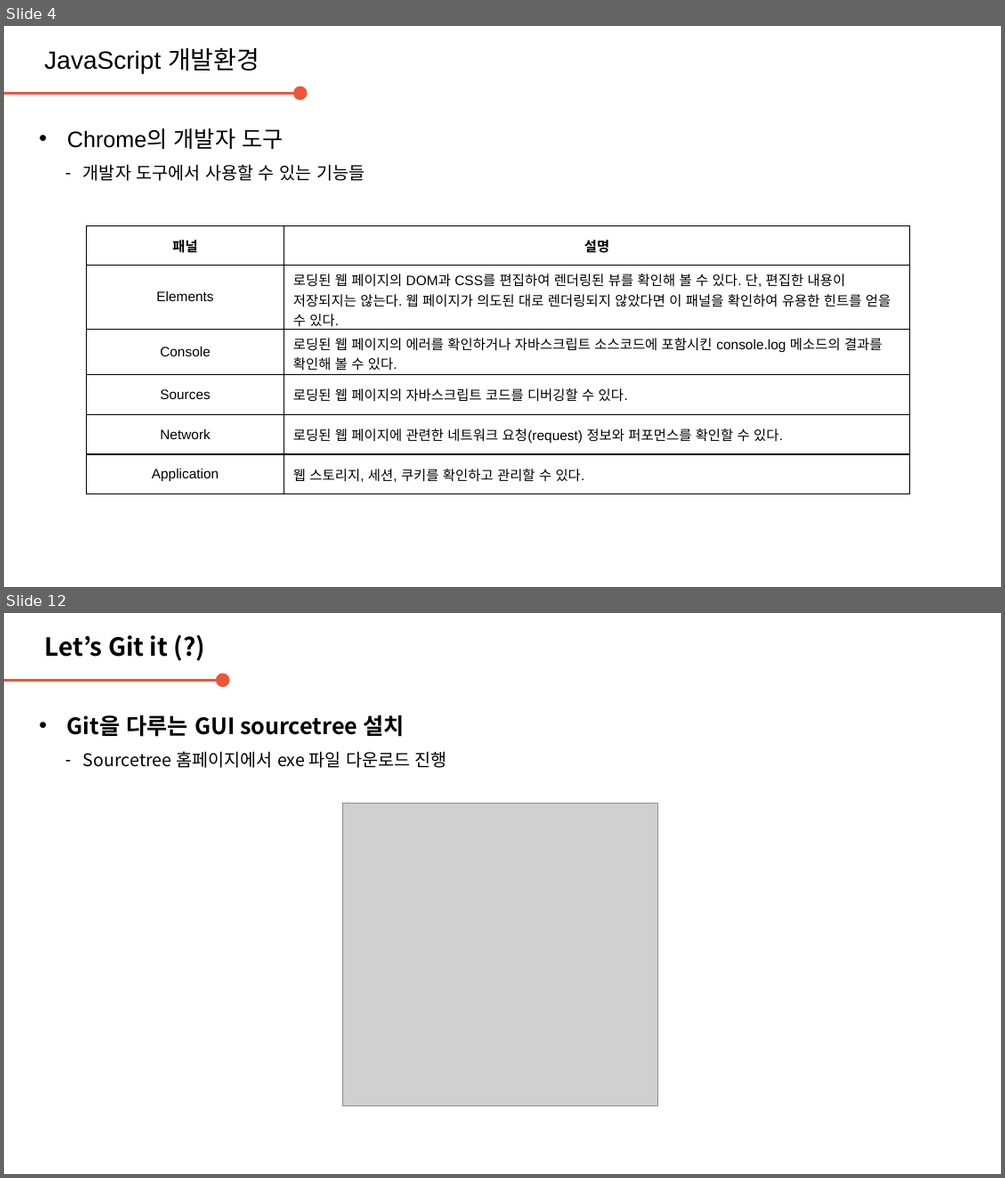
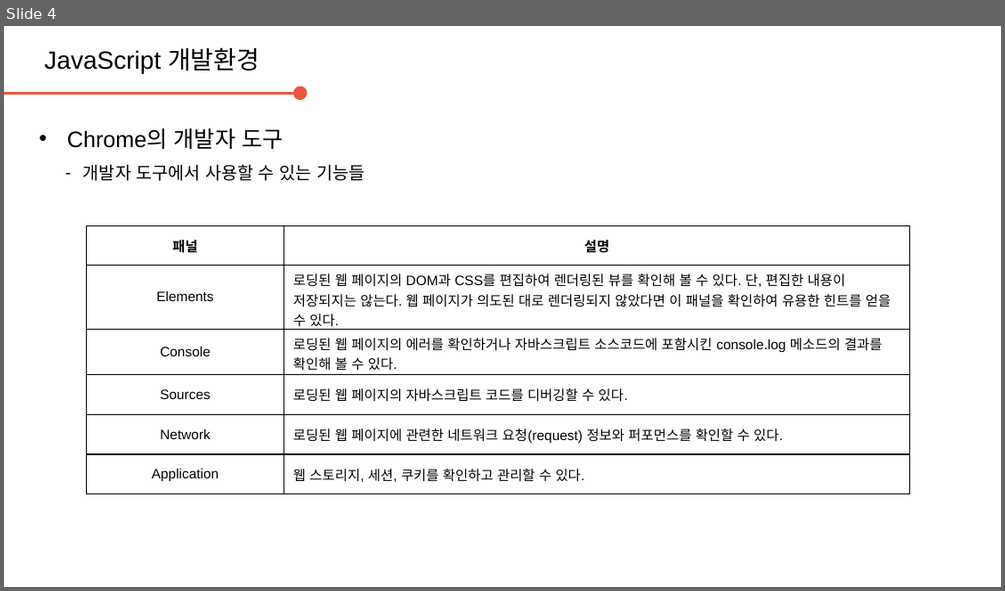
Before and after one commit to daegukdo/GCWM, a slide deck: 30/200727_JavaScript_DevEnv.pptx. Shown one above the other, each under a label of ours: slides 4 and 12 before the commit, slide 4 after it; the slides between them are not shown. The pictures are 1005x1178 and 1005x591 pixels, drawn with LibreOffice and Linux fonts; fonts in the diff are those of the drawing; grey boxes stand for pictures; background and template pictures are left out. Boxes give left, top, right and bottom in pixels: in the first picture for what was removed or moved away, otherwise in the second. Text is boxed around its words. In the diff, an @@ line names an element or a change of style, - is before the commit and + after.

```diff
--- a/30/200727_JavaScript_DevEnv.pptx
+++ b/30/200727_JavaScript_DevEnv.pptx
@@ slide 12 removed at (4, 613, 1001, 1174), background #FFFFFF @@
@@ text removed at (44, 635, 168, 657) @@
-Let’s Git it (?)
@@ arrow removed from (4, 681) to (223, 681) @@
@@ text removed at (67, 715, 447, 768) @@
-• Git을 다루는 GUI sourcetree 설치
-  – Sourcetree 홈페이지에서 exe 파일 다운로드 진행
@@ picture removed at (342, 803, 658, 1105) @@
```
Also in this commit, not shown: 11 other slides removed, 1 other file.
